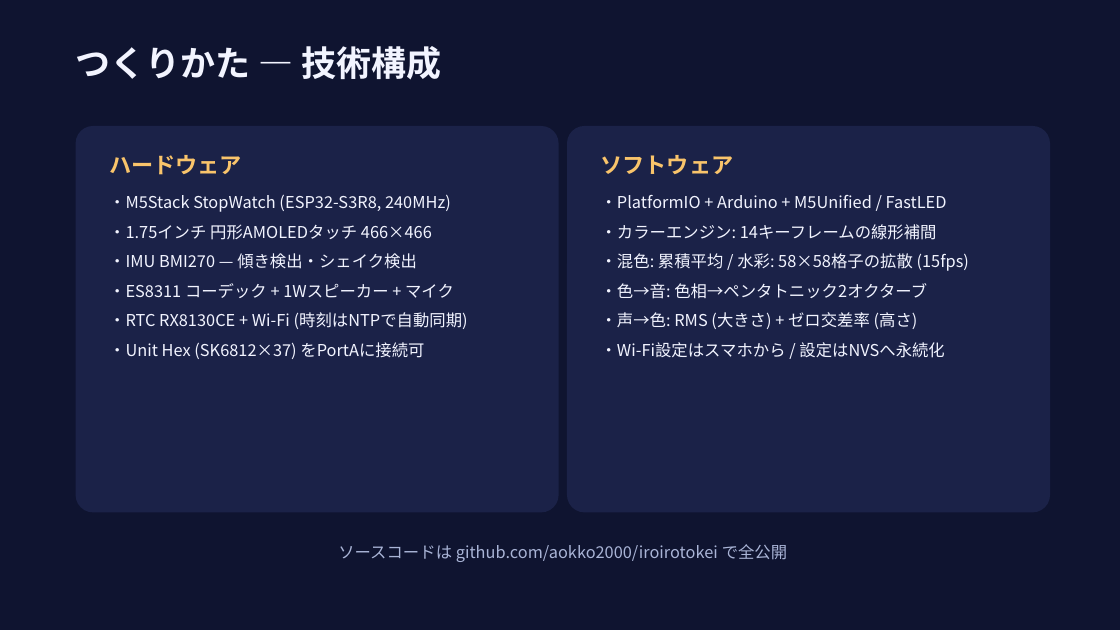
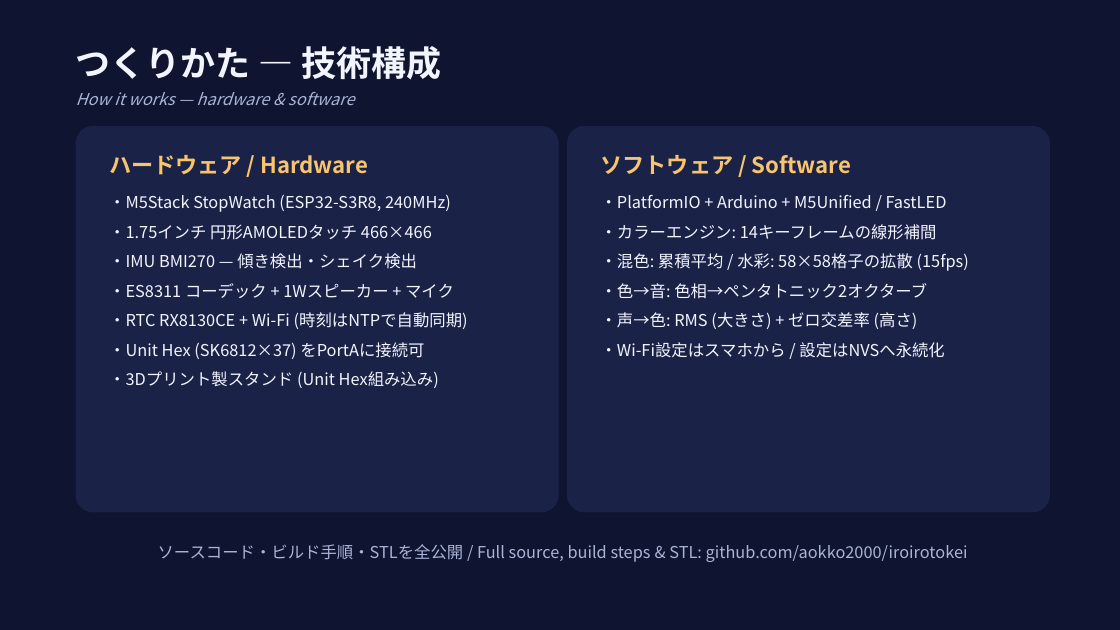
Before and after one commit to aokko2000/iroirotokei, a slide deck: slide 10 of docs/iroirotokei_contest_slides.pptx (slide 9 before the commit). Drawn at 1120x630 pixels with LibreOffice and Linux fonts; fonts in the diff are those of the drawing. Boxes give left, top, right and bottom in pixels: in the first picture for what was removed or moved away, otherwise in the second. Text is boxed around its words. In the diff, an @@ line names an element or a change of style, - is before the commit and + after.

```diff
--- a/docs/iroirotokei_contest_slides.pptx
+++ b/docs/iroirotokei_contest_slides.pptx
@@ text added at bbox=[76, 92, 354, 105], 14 pt, text #A9B4D6, italic @@
+How it works — hardware & software
@@ text at bbox=[109, 155, 369, 175]: text changed @@
-ハードウェア
+ハードウェア / Hardware
@@ text at bbox=[601, 155, 851, 174]: text changed @@
-ソフトウェア
+ソフトウェア / Software
@@ text at bbox=[109, 371, 439, 388]: paragraph added @@
+・3Dプリント製スタンド (Unit Hex組み込み)
@@ text at bbox=[158, 544, 968, 562]: text changed @@
-ソースコードは github.com/aokko2000/iroirotokei で全公開
+ソースコード・ビルド手順・STLを全公開 / Full source, build steps & STL: github.com/aokko2000/iroirotokei
```
Also in this commit, not shown: 9 other slides changed, 1 slide added.
